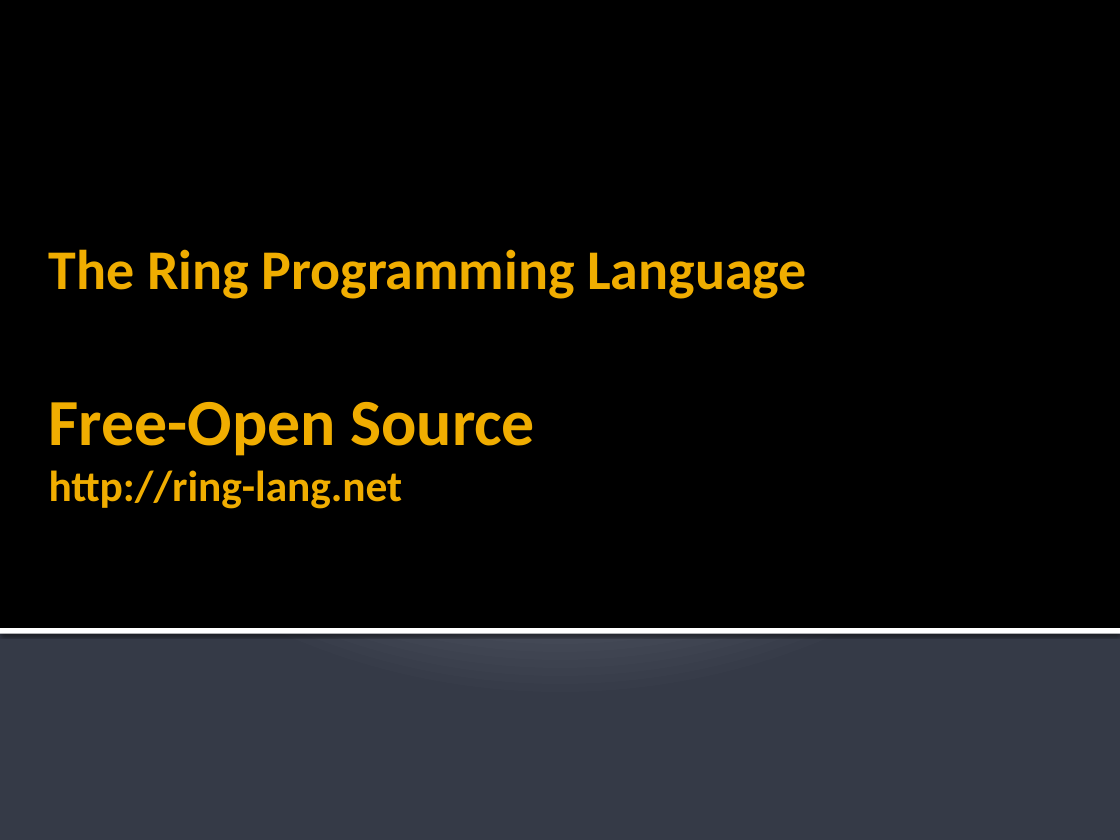
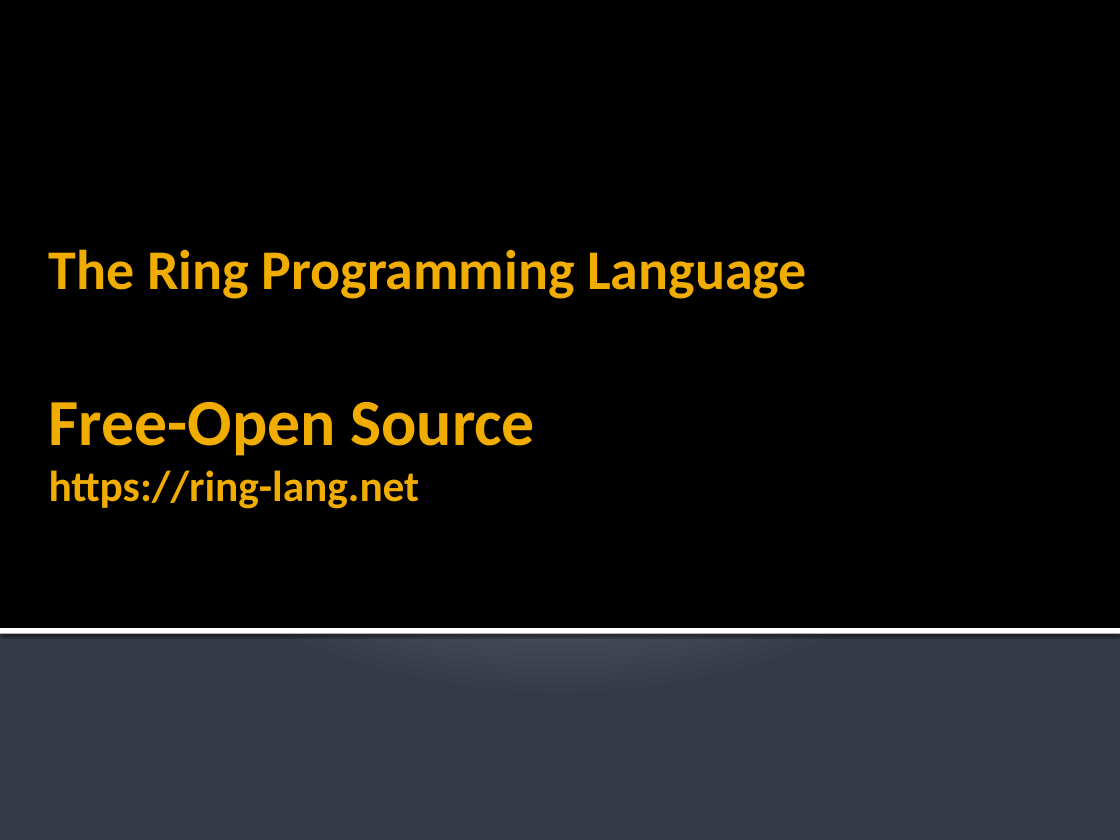
Before and after one commit to ringpackages/ringpresentation, a slide deck: slide 1 of marketing/presentation/Ring.pptx. Drawn at 1120x840 pixels with LibreOffice and Linux fonts; fonts in the diff are those of the drawing. Boxes give left, top, right and bottom in pixels: in the first picture for what was removed or moved away, otherwise in the second. Text is boxed around its words. In the diff, an @@ line names an element or a change of style, - is before the commit and + after.

```diff
--- a/marketing/presentation/Ring.pptx
+++ b/marketing/presentation/Ring.pptx
@@ title at box(49, 249, 807, 509): text changed @@
-The Ring Programming Language
-Free-Open Source
-http://ring-lang.net
+The Ring Programming Language
+Free-Open Source
+https://ring-lang.net
```
Also in this commit, not shown: 1 other file.
